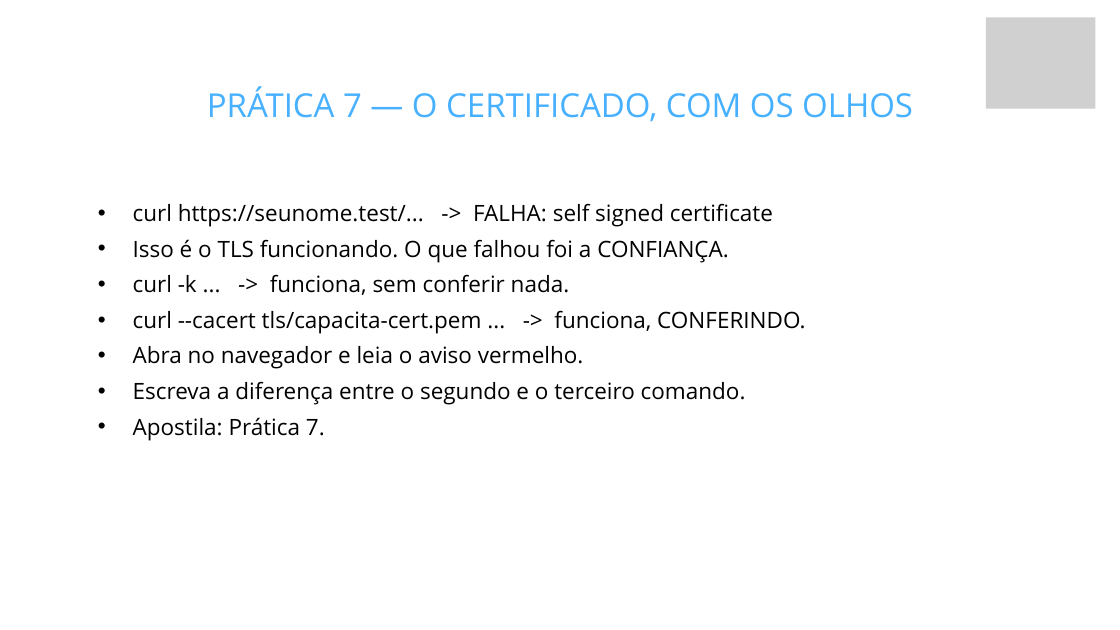
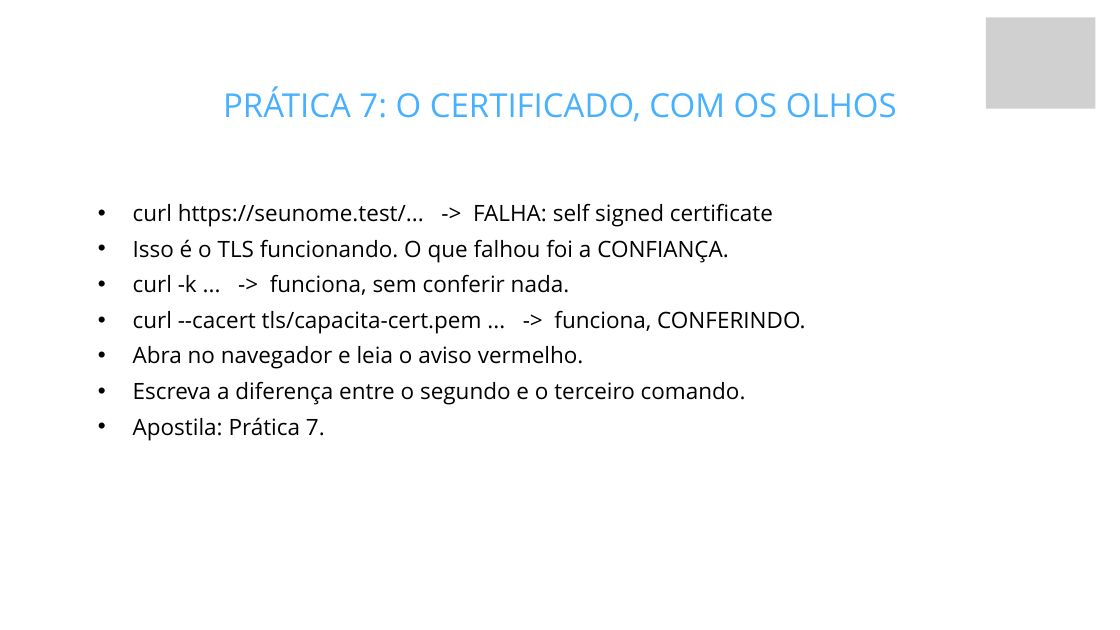
Before and after one commit to fabriciosiqueira08/capacitacao-gabarito, a slide deck: slide 61 of slides/build/aula-04-servidor-docker-kamal-e-deploy.pptx. Drawn at 1120x630 pixels with LibreOffice and Linux fonts; fonts in the diff are those of the drawing; grey boxes stand for pictures; background and template pictures are left out. Boxes give left, top, right and bottom in pixels: in the first picture for what was removed or moved away, otherwise in the second. Text is boxed around its words. In the diff, an @@ line names an element or a change of style, - is before the commit and + after.

Commit message:
Tira o tempo das apostilas e reduz os travessões
A apostila é do aluno. Estimativa de tempo é decisão de quem conduz, e na mão
do aluno ela só vira pressão: quem levar 25 minutos numa prática de 15 conclui
que está atrasado, quando não está. Os tempos continuam nos roteiros, que são
onde eles servem para alguma coisa.

- Saem as 32 marcações "~N minutos" das práticas e o "Duração: ~3h" do
  cabeçalho das quatro apostilas. Onde a linha tinha conteúdo além do tempo,
  o conteúdo ficou.
- Ficam as menções de tempo que são do produto, não do cronograma: o TTL de 15
  minutos do código OTP, e o "se travou por dez minutos, pergunte".

E os travessões, que estavam virando um tique: 311 em prosa nos documentos do
aluno, agora 51 — e o que sobrou está em comentário de código e em célula de
tabela "não se aplica", onde é legítimo.

A conversão foi caso a caso: coordenação virou vírgula, explicação virou
dois-pontos ou ponto, e aposto duplo virou parêntese. Depois uma revisão manual
tirou o excesso de dois-pontos que a conversão criou, e ajustou a pontuação dos
parênteses novos.

Títulos passam a usar dois-pontos (90 títulos e 30 títulos de slide), e os
roteiros usam ponto médio nos blocos com relógio, porque "### 00:00: Retomada"
tinha dois-pontos demais. Isso também corrige uma inconsistência que eu tinha
introduzido: os slides de prática vinham com travessão no título, contrariando
a decisão anterior de tirá-los do deck.

```diff
--- a/slides/build/aula-04-servidor-docker-kamal-e-deploy.pptx
+++ b/slides/build/aula-04-servidor-docker-kamal-e-deploy.pptx
@@ text at <box>223,86,897,122</box>: text changed @@
-PRÁTICA 7 — O CERTIFICADO, COM OS OLHOS
+PRÁTICA 7: O CERTIFICADO, COM OS OLHOS
```
Also in this commit, not shown: 9 other slides changed, 55 other files.
